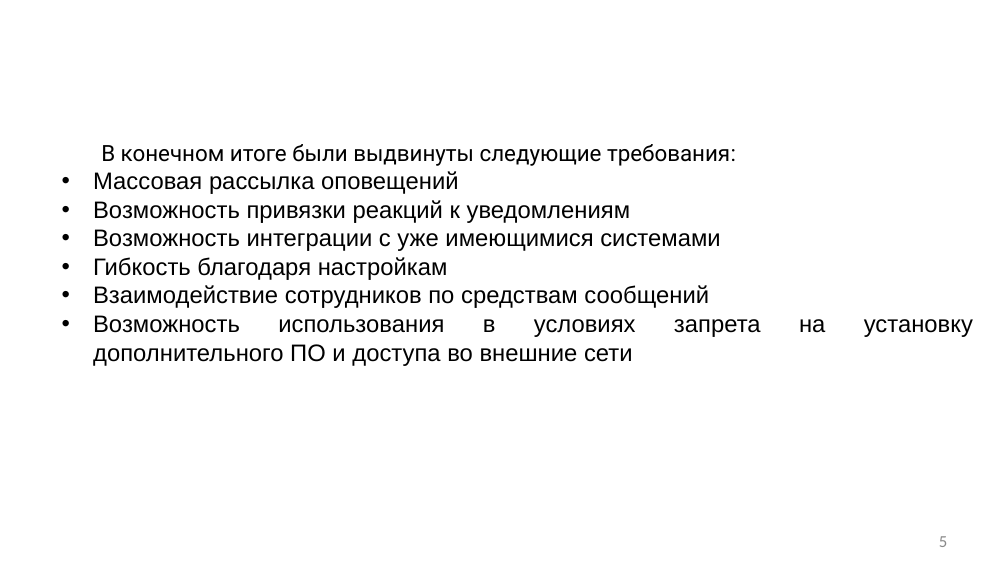
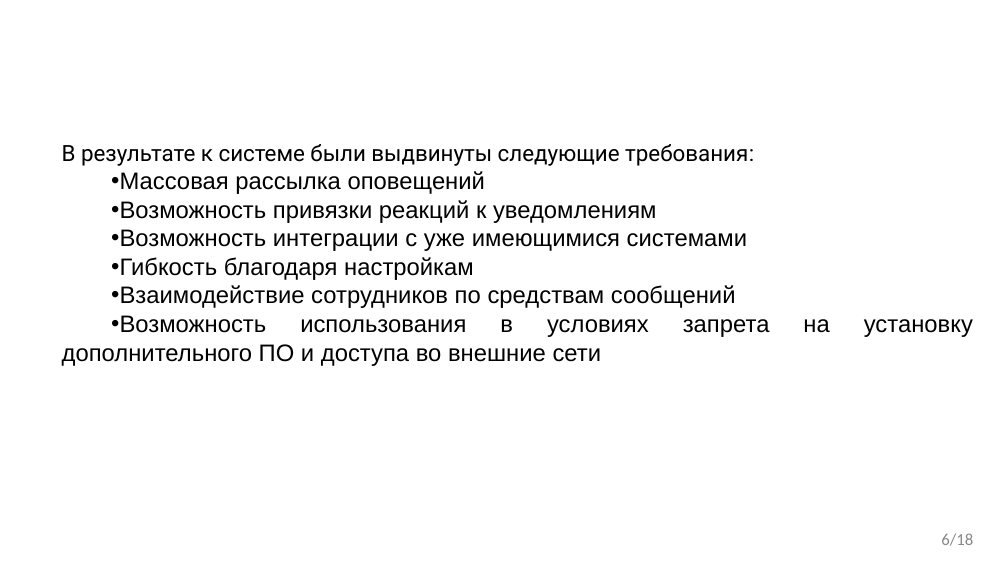
Before and after one commit to VladMexon/DiplomaProject, a slide deck: slide 6 of РИС-20-2б-Мехоношин-ВА-ПП.pptx (slide 5 before the commit). Drawn at 1008x567 pixels with LibreOffice and Linux fonts; fonts in the diff are those of the drawing; background and template pictures are left out. Boxes give left, top, right and bottom in pixels: in the first picture for what was removed or moved away, otherwise in the second. Text is boxed around its words. In the diff, an @@ line names an element or a change of style, - is before the commit and + after.

```diff
--- a/РИС-20-2б-Мехоношин-ВА-ПП.pptx
+++ b/РИС-20-2б-Мехоношин-ВА-ПП.pptx
@@ text at [62, 144, 620, 166]: text changed @@
-В конечном итоге были выдвинуты следующие требования:
+В результате к системе были выдвинуты следующие требования:
@@ text at [62, 171, 770, 366]: indent changed @@
@@ page number at [941, 533, 973, 546]: text changed @@
-5
+6/18
```
Also in this commit, not shown: 5 other slides changed, 2 slides added, 4 other files.
